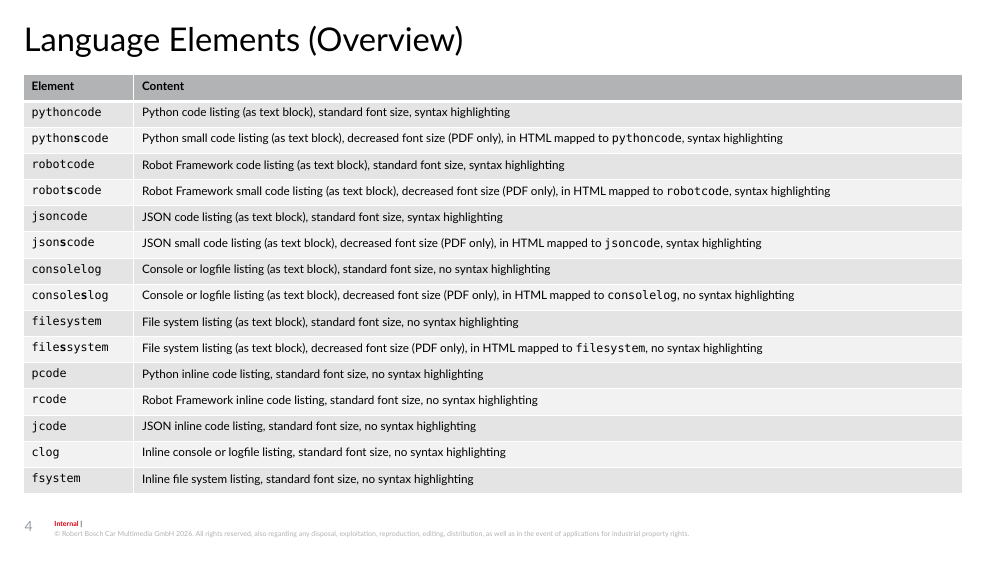
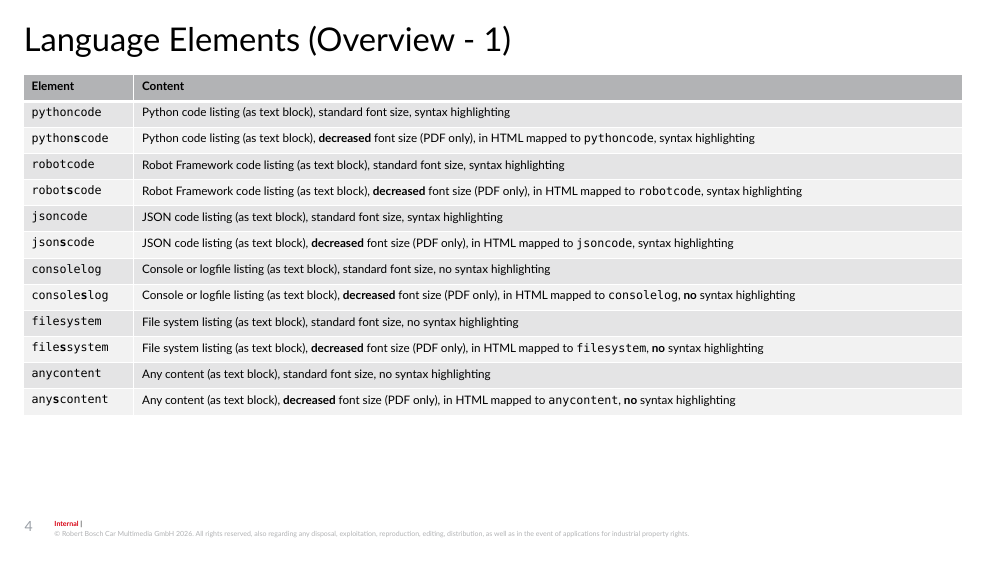
Before and after one commit to test-fullautomation/python-genpackagedoc, a slide deck: slide 4 of concept/genpackagedoc_concept.pptx. Drawn at 1008x567 pixels with LibreOffice and Linux fonts; fonts in the diff are those of the drawing; background and template pictures are left out. Boxes give left, top, right and bottom in pixels: in the first picture for what was removed or moved away, otherwise in the second. Text is boxed around its words. In the diff, an @@ line names an element or a change of style, - is before the commit and + after.

Commit message:
Documentation maintenance; chapter Listings extended

```diff
--- a/concept/genpackagedoc_concept.pptx
+++ b/concept/genpackagedoc_concept.pptx
@@ text at [24,26,512,57]: text changed @@
-Language Elements (Overview)
+Language Elements (Overview - 1)
@@ table at [24,75,963,415] @@
-row 3, column 2: Python small code listing (as text block), decreased font size (PDF only), in HTML mapped to pythoncode, syntax highlighting
+row 3, column 2: Python code listing (as text block), decreased font size (PDF only), in HTML mapped to pythoncode, syntax highlighting
-row 5, column 2: Robot Framework small code listing (as text block), decreased font size (PDF only), in HTML mapped to robotcode, syntax highlighting
+row 5, column 2: Robot Framework code listing (as text block), decreased font size (PDF only), in HTML mapped to robotcode, syntax highlighting
-row 7, column 2: JSON small code listing (as text block), decreased font size (PDF only), in HTML mapped to jsoncode, syntax highlighting
+row 7, column 2: JSON code listing (as text block), decreased font size (PDF only), in HTML mapped to jsoncode, syntax highlighting
-row 12: pcode | Python inline code listing, standard font size, no syntax highlighting
-row 13: rcode | Robot Framework inline code listing, standard font size, no syntax highlighting
-row 14: jcode | JSON inline code listing, standard font size, no syntax highlighting
-row 15: clog | Inline console or logfile listing, standard font size, no syntax highlighting
-row 16: fsystem | Inline file system listing, standard font size, no syntax highlighting
+row 12: anycontent | Any content (as text block), standard font size, no syntax highlighting
+row 13: anyscontent | Any content (as text block), decreased font size (PDF only), in HTML mapped to anycontent, no syntax highlighting
```
Also in this commit, not shown: 4 other slides changed, 2 slides added, 6 other files.
